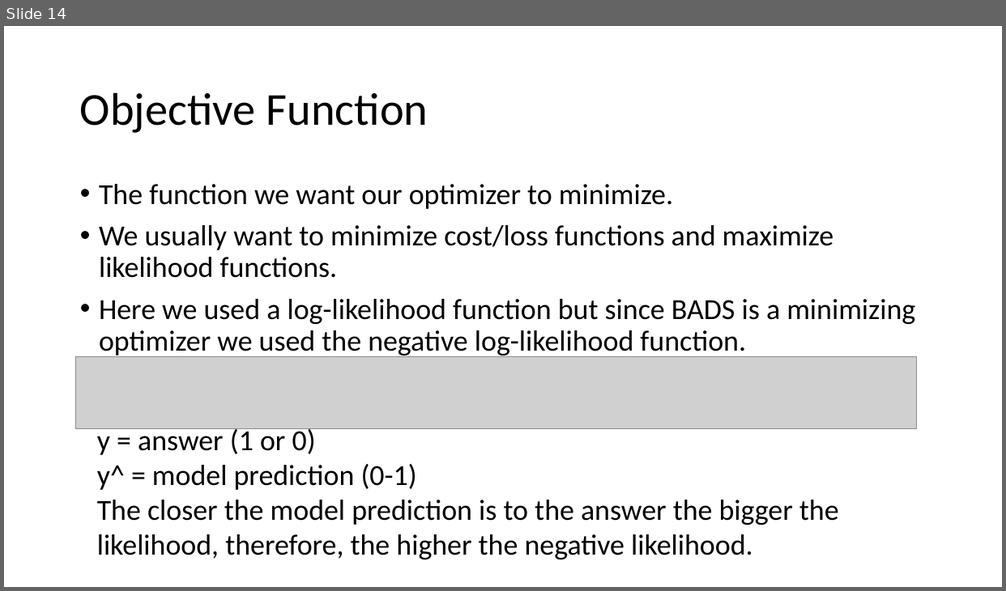
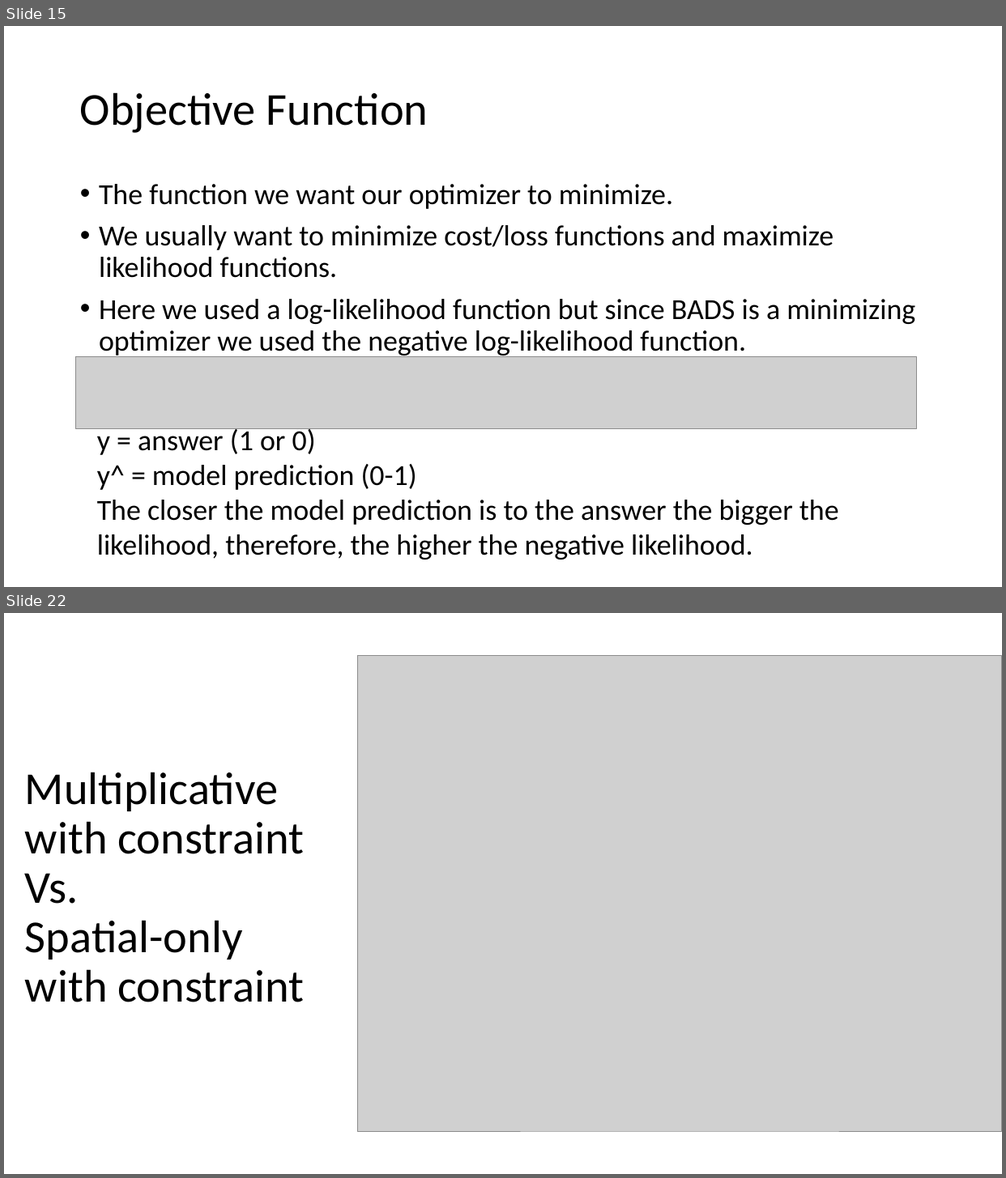
Before and after one commit to OzMashiah/ultra-instinct-modelling, a slide deck: Modeling Results.pptx. Shown one above the other, each under a label of ours: slide 14 before the commit, slides 15 and 22 after it; the slides between them are not shown. The pictures are 1006x591 and 1006x1178 pixels, drawn with LibreOffice and Linux fonts; fonts in the diff are those of the drawing; grey boxes stand for pictures. Boxes give left, top, right and bottom in pixels: in the first picture for what was removed or moved away, otherwise in the second. Text is boxed around its words. In the diff, an @@ line names an element or a change of style, - is before the commit and + after.

```diff
--- a/Modeling Results.pptx
+++ b/Modeling Results.pptx
@@ slide 22 added at (4, 613, 1002, 1174), background #FFFFFF @@
@@ picture added at (358, 656, 1002, 1131) @@
@@ title added at (25, 772, 304, 1003), 44 pt, text #000000 @@
+Multiplicative
+with constraint
+Vs.
+Spatial-only
+with constraint
@@ what was slide 14 is now slide 15 @@
```
Also in this commit, not shown: 2 slides changed, 8 other slides added, 1 slide removed.
